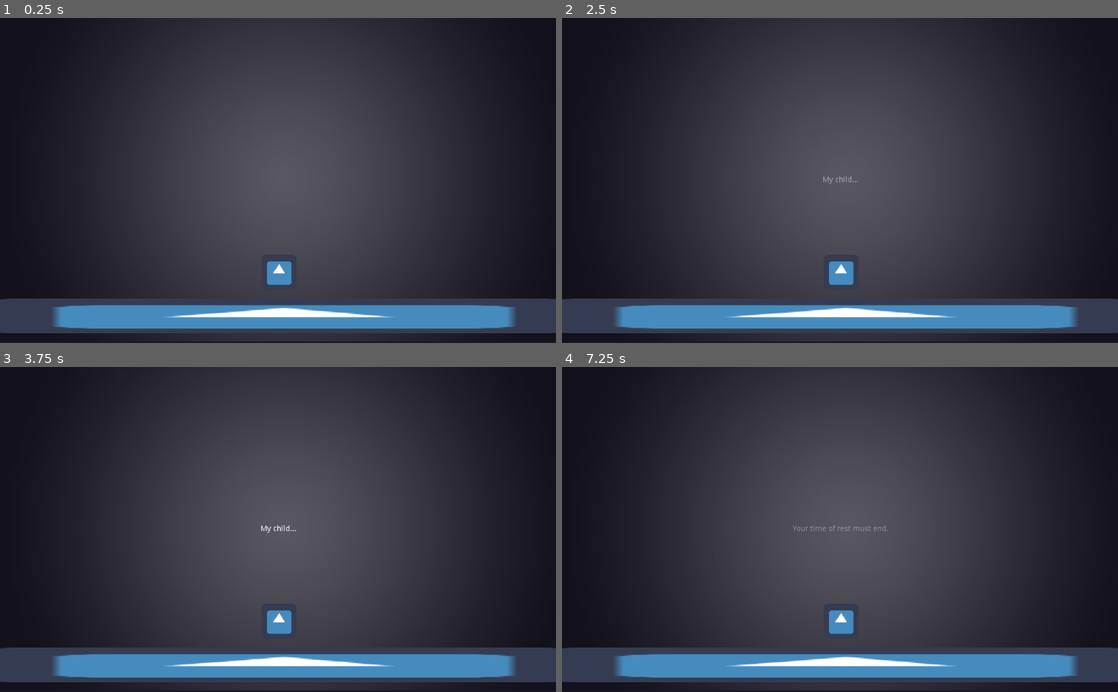
Above: before the commit, frames 1-4 (two rows, left to right).
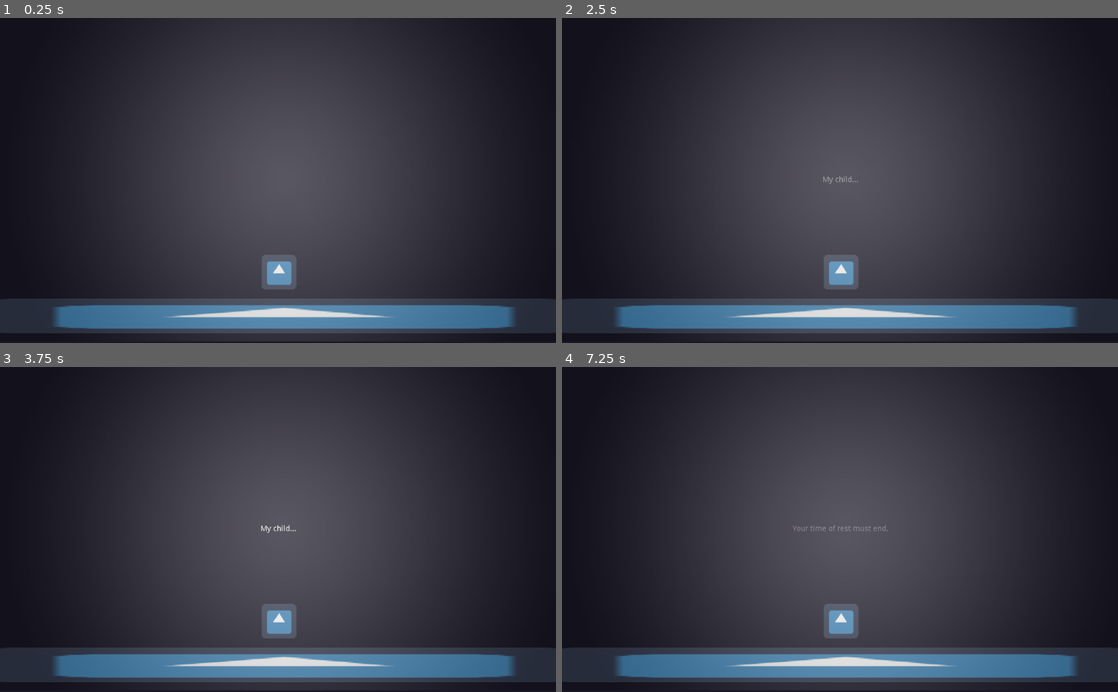
Above: after the commit, the same moments.

Repository: yeetables/Gami
Game: Godot game, scene res://Intro_original.tscn
Same seed, same stepped clock (60 frames per second), same inputs: the game is played once before the commit and once after it. This scene is started directly instead of the project's main scene. The engine's default icon, where the game draws it, is replaced by a stand-in: a white triangle on a blue panel in a dark square.
Inputs (mouse positions are in pixels of both pictures, inside the frame that each line leads up to):
- Up to frame 1 (0.25 s): no input
- Up to frame 2 (2.5 s): tap Enter at 0.5, 2 s; move the mouse to (962, 164) at 0.52 s; hold D 0.53-2.03 s; tap Space (space) at 0.6, 1.25 s; click (962, 164) at 0.67 s; move the mouse to (728, 196) at 1.27 s; tap 1 at 1.35 s; move the mouse to (895, 109) at 2.02 s; hold A from 2.03 s (still down); hold 2 from 2.03 s (still down)
- Up to frame 3 (3.75 s): tap Space (space) at 2.75, 3.6 s; move the mouse to (250, 594) at 2.77 s; release A at 2.78 s; release 2 at 2.78 s; hold D from 2.78 s (still down); tap 3 at 2.85 s; click (250, 594) at 2.92 s; tap Enter at 3.5 s; move the mouse to (444, 578) at 3.52 s
- Up to frame 4 (7.25 s): tap Space (space) at 4.25, 6.6 s; move the mouse to (673, 480) at 4.27 s; release D at 4.28 s; hold A 4.28-5.03 s; tap 1 at 4.35 s; move the mouse to (867, 529) at 5.02 s; hold D 5.03-5.78 s; hold 2 5.03-5.78 s; click (867, 529) at 5.17 s; move the mouse to (756, 448) at 5.77 s; hold A from 5.78 s (still down); tap 3 at 5.85 s; move the mouse to (962, 513) at 6.52 s

The runs differ from the first frame. In frame 1, 5.0% of the frame differs, in the area x 9-93%, y 72-96%; in frame 2, 5.0%; in frame 3, 5.0%; in frame 4, 5.0%.

Commit message:
hotfix

Diff:
--- a/src/Intro_original.tscn
+++ b/src/Intro_original.tscn
@@ -1,8 +1,8 @@
 [gd_scene load_steps=8 format=2]
 
 [ext_resource path="res://Scripts/CutNode.gd" type="Script" id=1]
-[ext_resource path="res://Assets/Sprites/download.jpg" type="Texture" id=2]
-[ext_resource path="res://Assets/icon.png" type="Texture" id=3]
+[ext_resource path="res://Assets/icon.png" type="Texture" id=2]
+[ext_resource path="res://Assets/Sprites/download.jpg" type="Texture" id=3]
 
 [sub_resource type="Animation" id=1]
 resource_name = "Player"
@@ -68,18 +68,12 @@
 [node name="Node" type="Node"]
 script = ExtResource( 1 )
 
-[node name="download" type="Sprite" parent="."]
-modulate = Color( 1, 1, 1, 0.27451 )
-position = Vector2( 13.4067, -3.79105 )
-scale = Vector2( 3.50566, 3.58676 )
-texture = ExtResource( 2 )
-
 [node name="Camera2D" type="Camera2D" parent="."]
 current = true
 
 [node name="icon" type="Sprite" parent="."]
 position = Vector2( 1.73682, 169.492 )
-texture = ExtResource( 3 )
+texture = ExtResource( 2 )
 
 [node name="Label" type="Label" parent="."]
 modulate = Color( 1, 1, 1, 0 )
@@ -103,6 +97,12 @@
 [node name="icon2" type="Sprite" parent="."]
 position = Vector2( 1.84961, 250.364 )
 scale = Vector2( 18.6633, 1 )
+texture = ExtResource( 2 )
+
+[node name="download" type="Sprite" parent="."]
+modulate = Color( 1, 1, 1, 0.27451 )
+position = Vector2( 13.4067, -3.79105 )
+scale = Vector2( 3.50566, 3.58676 )
 texture = ExtResource( 3 )
 
 [node name="Background" type="Sprite" parent="."]
Not shown: 1 places in src/Intro_original.tscn that only renumber resources
